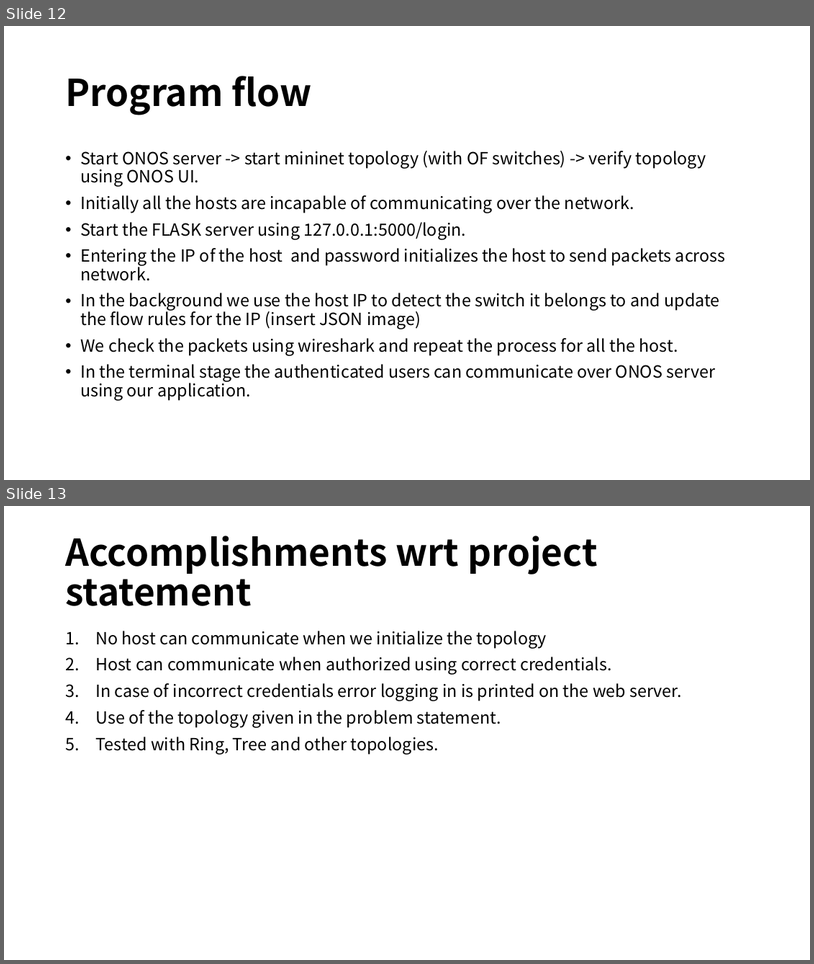
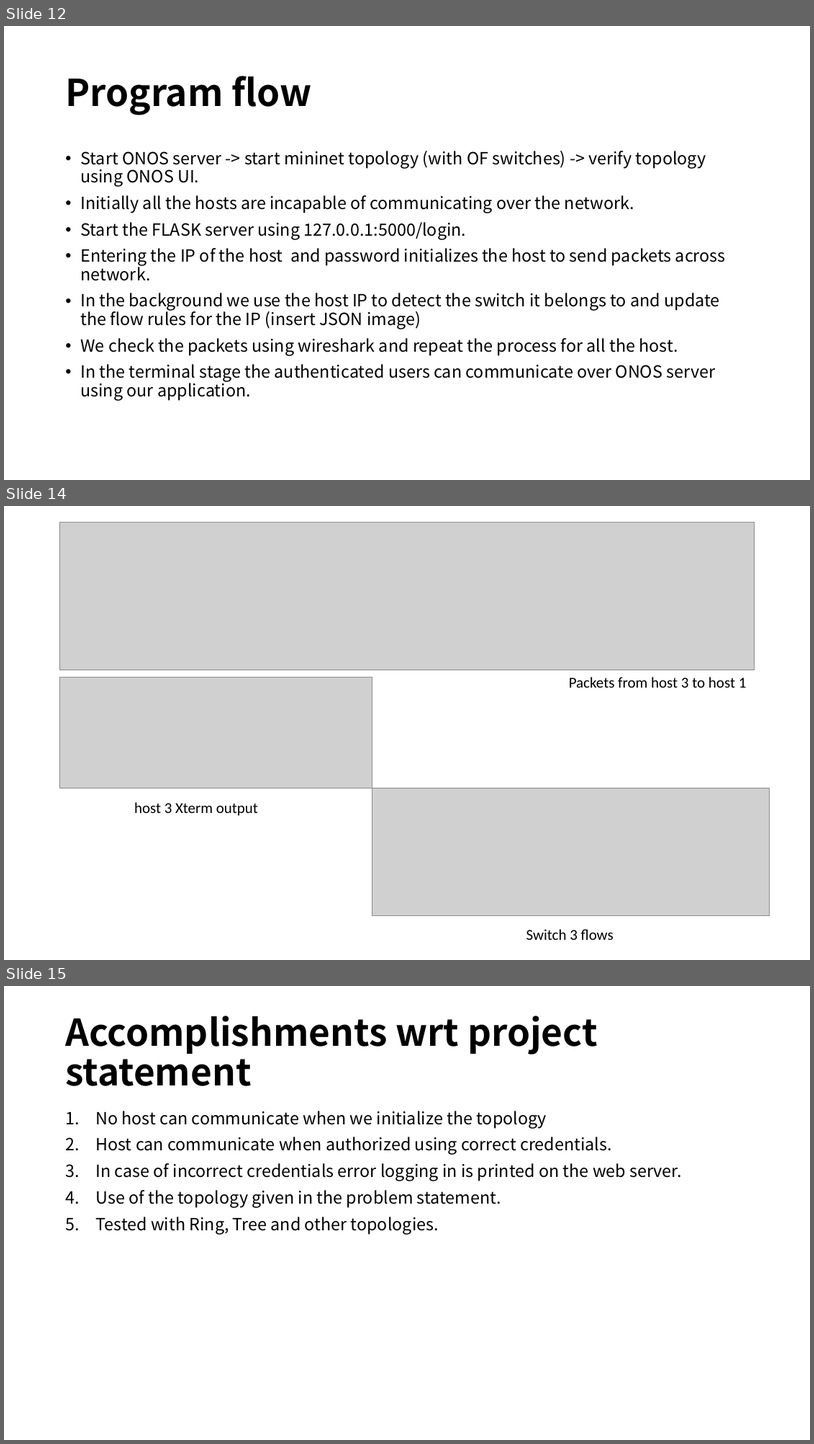
Before and after one commit to adoprox/SDN, a slide deck: 34359 – Software Defined Networking (SDN).pptx. Shown one above the other, each under a label of ours: slides 12 and 13 before the commit, slides 12, 14 and 15 after it; the slides between them are not shown. The pictures are 814x964 and 814x1444 pixels, drawn with LibreOffice and Linux fonts; fonts in the diff are those of the drawing; grey boxes stand for pictures. Boxes give left, top, right and bottom in pixels: in the first picture for what was removed or moved away, otherwise in the second. Text is boxed around its words. In the diff, an @@ line names an element or a change of style, - is before the commit and + after.

Commit message:
Update 34359 – Software Defined Networking (SDN).pptx
added pictures and ending slide
ready for tomorrow

```diff
--- a/34359 – Software Defined Networking (SDN).pptx
+++ b/34359 – Software Defined Networking (SDN).pptx
@@ slide 14 added at [4, 506, 810, 960], background #FFFFFF @@
@@ picture added at [59, 523, 756, 670] @@
@@ picture added at [59, 677, 373, 788] @@
@@ text added at [569, 677, 747, 687], 18 pt, text #000000 @@
+Packets from host 3 to host 1
@@ text added at [134, 802, 258, 816], 18 pt, text #000000 @@
+host 3 Xterm output
@@ picture added at [372, 788, 770, 915] @@
@@ text added at [527, 929, 614, 939], 18 pt, text #000000 @@
+Switch 3 flows
@@ what was slide 13 is now slide 15 @@
```
Also in this commit, not shown: 3 other slides added, 2 slides removed.
